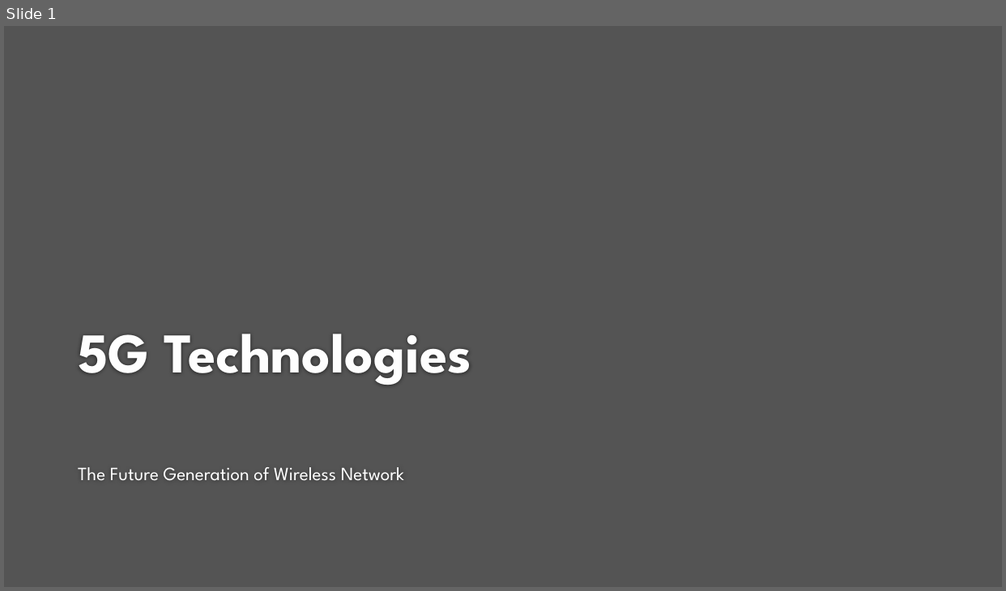
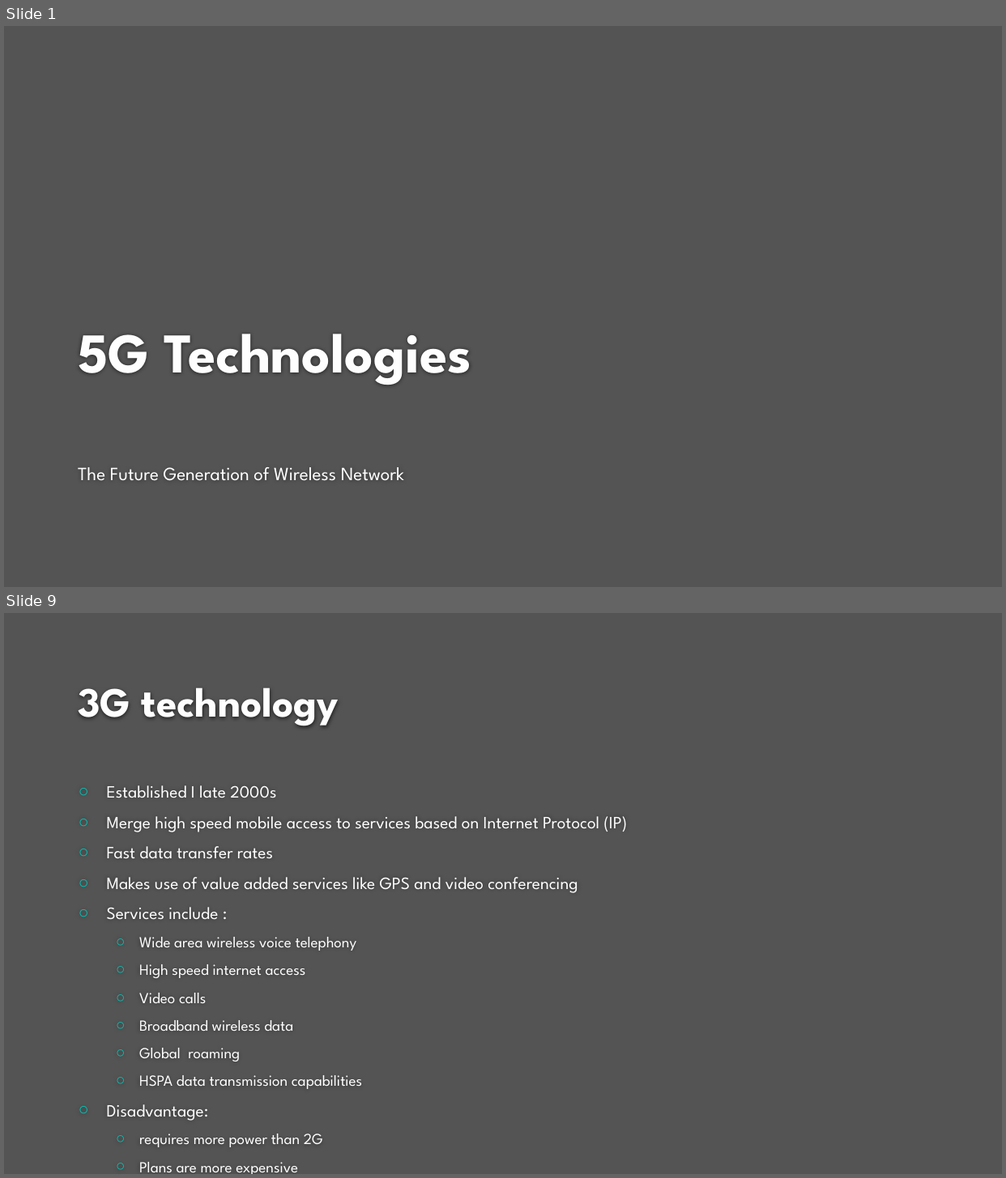
Before and after one commit to hackergirl1/5G-Presentation-, a slide deck: 5G Technologies.pptx. Shown one above the other, each under a label of ours: slide 1 before the commit, slides 1 and 9 after it; the slides between them are not shown. The pictures are 1006x591 and 1006x1178 pixels, drawn with LibreOffice and Linux fonts; fonts in the diff are those of the drawing; background and template pictures are left out. Boxes give left, top, right and bottom in pixels: in the first picture for what was removed or moved away, otherwise in the second. Text is boxed around its words. In the diff, an @@ line names an element or a change of style, - is before the commit and + after.

```diff
--- a/5G Technologies.pptx
+++ b/5G Technologies.pptx
@@ slide 9 added at (x1=4, y1=613, x2=1002, y2=1174), background #212121 at 77% opacity @@
@@ title added at (x1=78, y1=688, x2=339, y2=726), 40 pt, text #FEFEFE, bold @@
+3G technology
@@ text added at (x1=107, y1=786, x2=627, y2=1148), 16.6 pt, text #FFFFFF @@
+○ Established I late 2000s
+○ Merge high speed mobile access to services based on Internet Protocol (IP)
+○ Fast data transfer rates
+○ Makes use of value added services like GPS and video conferencing
+○ Services include :
+  ○ Wide area wireless voice telephony
+  ○ High speed internet access
+  ○ Video calls
+  ○ Broadband wireless data
+  ○ Global roaming
+  ○ HSPA data transmission capabilities
+○ Disadvantage:
+  ○ requires more power than 2G
+  ○ Plans are more expensive
```
Also in this commit, not shown: 1 slide changed, 10 other slides added, 1 slide removed.
